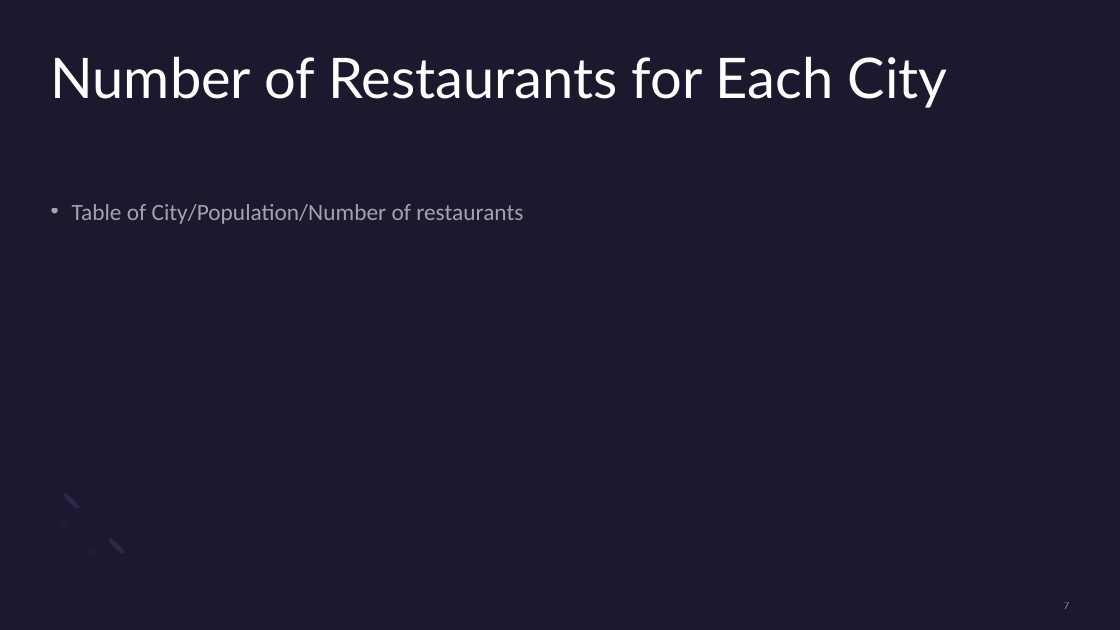
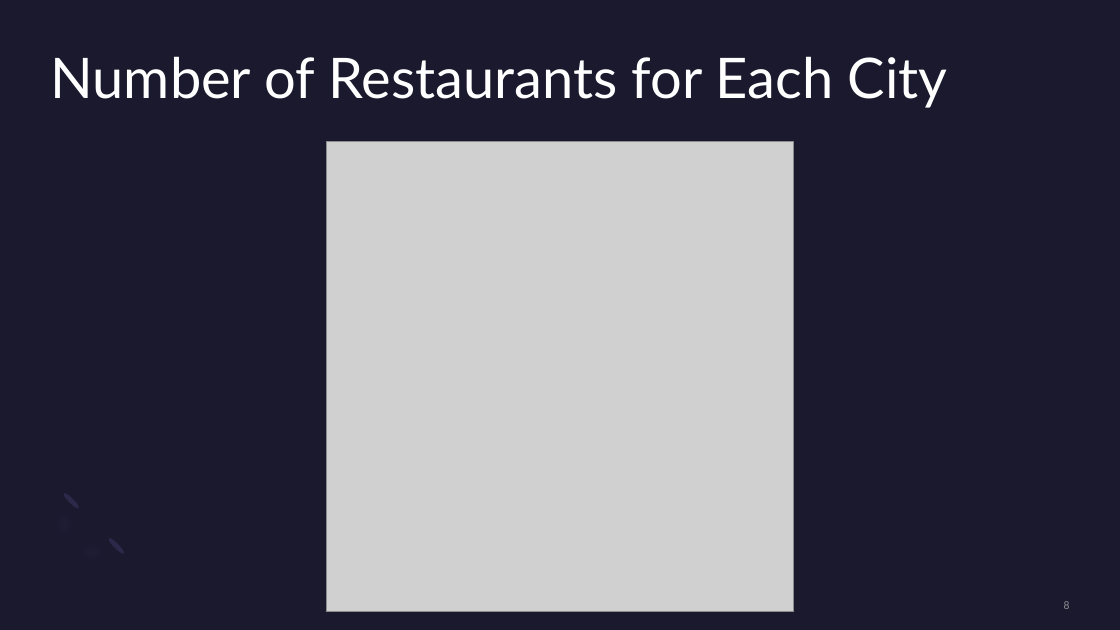
Before and after one commit to mward95/Restaurant_API, a slide deck: slide 8 of Sanjay Dabra/Presentation1.pptx (slide 7 before the commit). Drawn at 1120x630 pixels with LibreOffice and Linux fonts; fonts in the diff are those of the drawing; grey boxes stand for pictures. Boxes give left, top, right and bottom in pixels: in the first picture for what was removed or moved away, otherwise in the second. Text is boxed around its words. In the diff, an @@ line names an element or a change of style, - is before the commit and + after.

```diff
--- a/Sanjay Dabra/Presentation1.pptx
+++ b/Sanjay Dabra/Presentation1.pptx
@@ picture added at bbox=[327, 142, 794, 613] @@
@@ text removed at bbox=[72, 204, 523, 224] @@
-• Table of City/Population/Number of restaurants
@@ page number at bbox=[1064, 601, 1070, 609]: text changed @@
-7
+8
```
Also in this commit, not shown: 6 other slides changed, 1 slide added, 1 other file.
